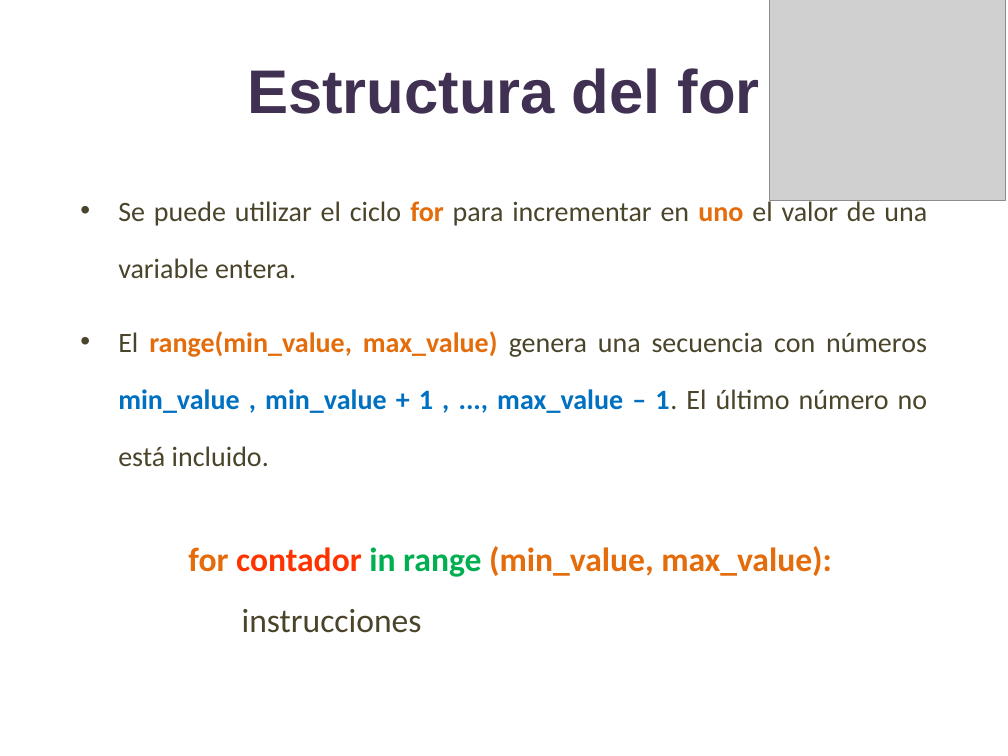
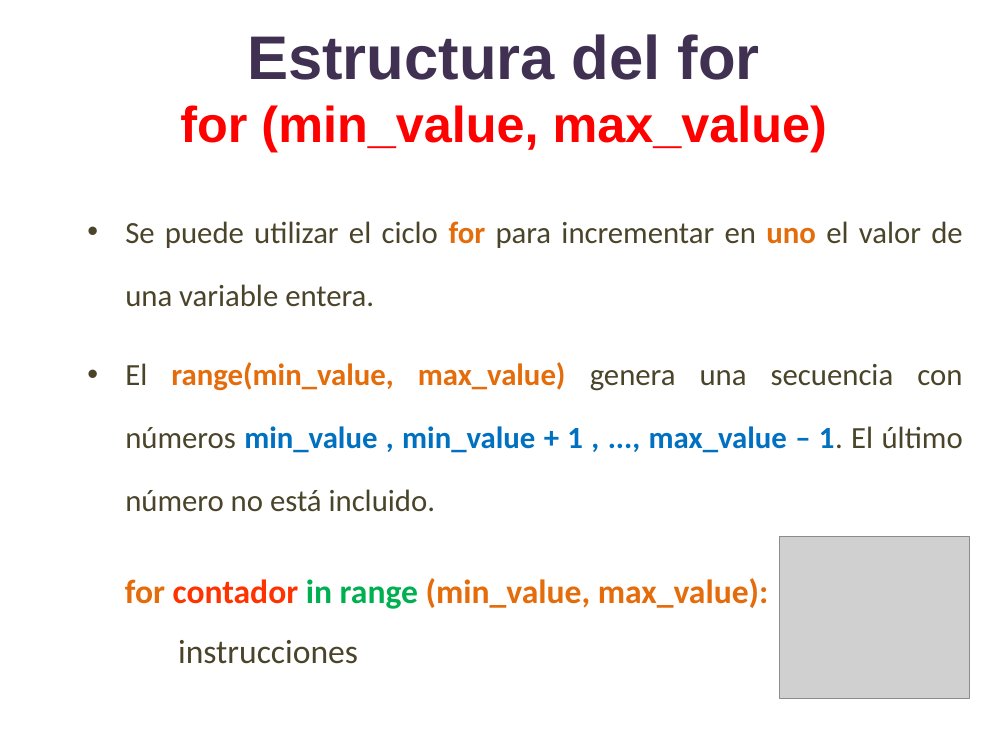
Before and after one commit to lizetheP/PensamientoC, a slide deck: slide 13 of CalendarioAgo20L/presentaciones/8_For.pptx (slide 10 before the commit). Drawn at 1008x756 pixels with LibreOffice and Linux fonts; fonts in the diff are those of the drawing; grey boxes stand for pictures. Boxes give left, top, right and bottom in pixels: in the first picture for what was removed or moved away, otherwise in the second. Text is boxed around its words. In the diff, an @@ line names an element or a change of style, - is before the commit and + after.

```diff
--- a/CalendarioAgo20L/presentaciones/8_For.pptx
+++ b/CalendarioAgo20L/presentaciones/8_For.pptx
@@ picture removed at (x1=770, y1=0, x2=1005, y2=201) @@
@@ title at (x1=180, y1=34, x2=827, y2=152): text changed; size 44 to 36 pt; text colour #403152 to #FF0000 @@
-Estructura del for
+Estructura del for
+for (min_value, max_value)
@@ text "Se puede utilizar el ciclo ..." moved from (x1=118, y1=198, x2=928, y2=466) to (x1=125, y1=221, x2=963, y2=512) @@
@@ text "Se puede utilizar el ciclo ..." at (x1=125, y1=221, x2=963, y2=512): size 20 to 22 pt @@
@@ picture added at (x1=780, y1=536, x2=970, y2=699) @@
@@ text "for contador in range (min_value, ..." moved from (x1=188, y1=546, x2=832, y2=633) to (x1=125, y1=578, x2=769, y2=664) @@
```
Also in this commit, not shown: 10 other slides changed, 2 other files.
